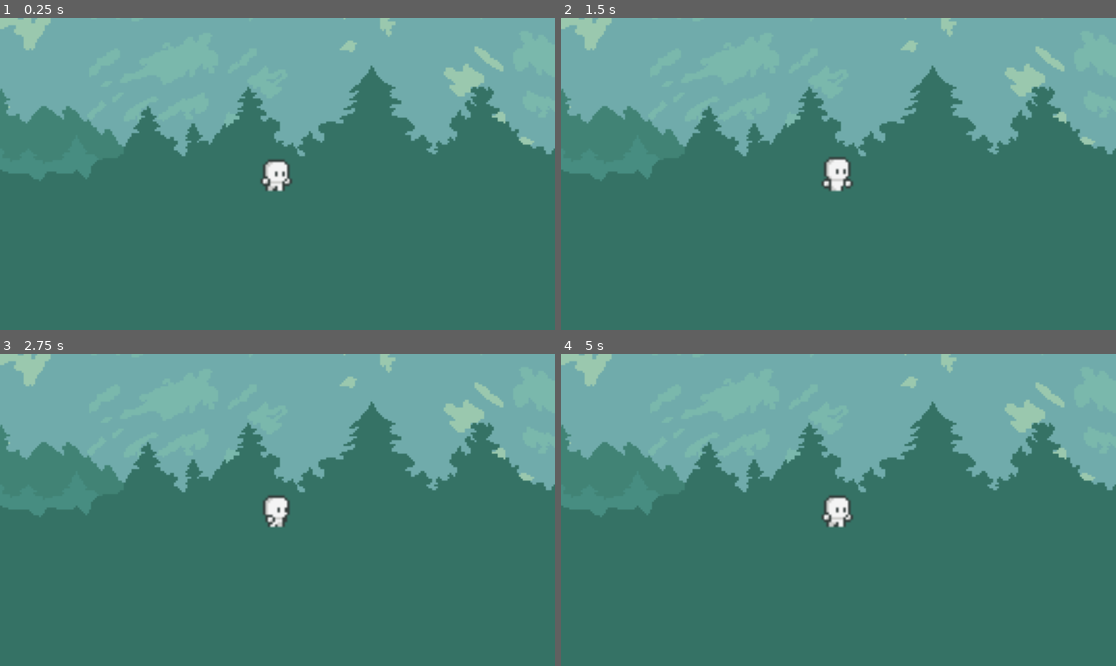
Above: before the commit, frames 1-4 (two rows, left to right).
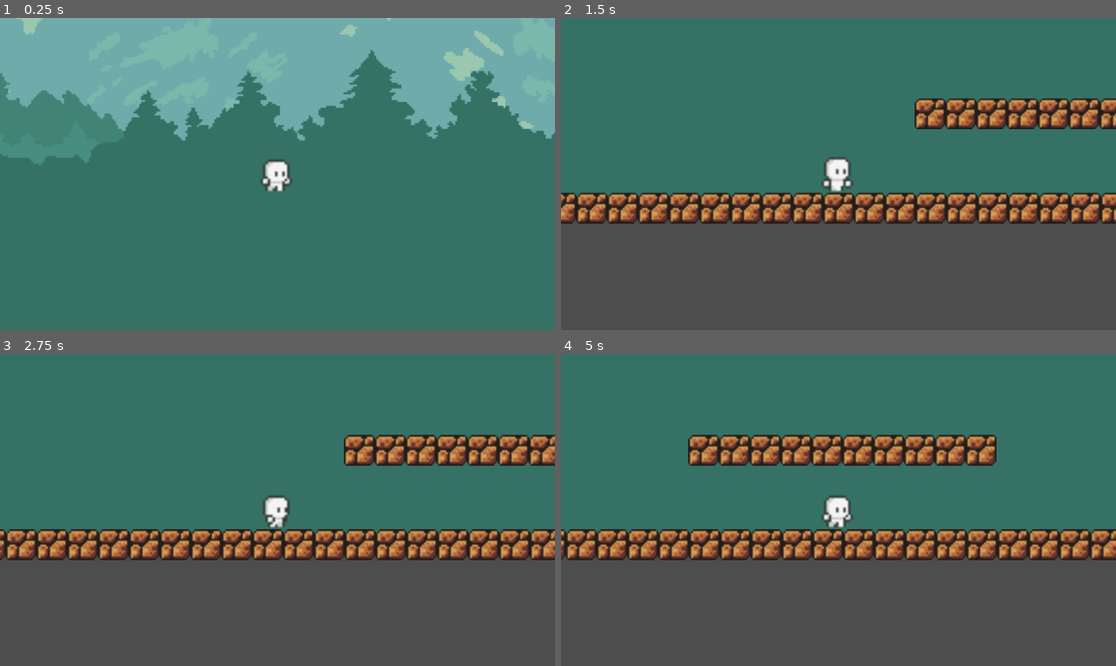
Above: after the commit, the same moments.

Repository: RKLGameDev/RKLGameDev
Game: Godot game, scene res://world.tscn
Same seed, same stepped clock (60 frames per second), same inputs: the game is played once before the commit and once after it.
Inputs:
- Up to frame 1 (0.25 s): no input
- Up to frame 2 (1.5 s): tap Enter (ui_accept) at 0.5, 0.77 s; hold Right (ui_right) from 0.53 s (still down)
- Up to frame 3 (2.75 s): tap Enter (ui_accept) at 1.52 s; release Right (ui_right) at 2.03 s; hold Left (ui_left) from 2.03 s (still down)
- Up to frame 4 (5 s): release Left (ui_left) at 2.78 s; hold Right (ui_right) 2.78-4.28 s; tap Enter (ui_accept) at 3.02, 3.77, 4.52 s; hold Left (ui_left) from 4.28 s (still down)

The runs differ from the first frame. In frame 1, 7.6% of the frame differs, in the area x 0-100%, y 0-53%; in frame 2, 80%; in frame 3, 80%; in frame 4, 80%, in the area x 0-100%, y 0-100%.
Error before the commit: Parse Error: Constant "GRAVITY" has the same name as a previously declared constant. (res://player.gd:14)

Commit message:
Cleaned Up Movement

Diff:
--- a/firstplatformer/Ground1.tscn
+++ b/firstplatformer/Ground1.tscn
@@ -2,12 +2,16 @@
 
 [ext_resource type="Texture2D" uid="uid://b8s37m2qk3u6v" path="res://Assets/Foreground/DirtBlock2.png" id="1_dfy80"]
 
-[node name="Ground1" type="RigidBody2D"]
+[node name="Ground1" type="StaticBody2D"]
+process_physics_priority = 2
+process_thread_group = 1
+process_thread_group_order = 1
+process_thread_messages = 0
+physics_interpolation_mode = 1
 position = Vector2(0, 1)
+disable_mode = 1
 collision_layer = 3
-gravity_scale = 0.0
-lock_rotation = true
-freeze = true
+collision_priority = 3.0
 
 [node name="DirtBlock" type="Sprite2D" parent="."]
 position = Vector2(8, 8)
@@ -17,9 +21,10 @@
 [node name="Block Collision" type="CollisionPolygon2D" parent="."]
 position = Vector2(149, 35)
 scale = Vector2(10, 10)
-polygon = PackedVector2Array(-17.3, -5.2, -17.3, -6, -10.9, -6, -10.9, -0.4, -11.7, 0.4, -17.3, 0.4)
+polygon = PackedVector2Array(-17.3, -6, -10.9, -6, -10.9, 0.5, -17.3, 0.5)
+one_way_collision_margin = 0.0
 
-[node name="Surface" type="RigidBody2D" parent="."]
+[node name="Surface" type="Area2D" parent="."]
 position = Vector2(35, 0)
 collision_mask = 0
 
--- a/firstplatformer/Player.tscn
+++ b/firstplatformer/Player.tscn
@@ -132,8 +132,10 @@
 [node name="Player" type="CharacterBody2D"]
 collision_layer = 255
 collision_mask = 255
+floor_max_angle = 1.5708
+floor_snap_length = 0.0
 platform_wall_layers = 255
-safe_margin = 2.0
+safe_margin = 5.0
 script = ExtResource("1_xhfnw")
 metadata/_edit_lock_ = true
 
--- a/firstplatformer/player.gd
+++ b/firstplatformer/player.gd
@@ -1,28 +1,24 @@
 extends CharacterBody2D
 
-const speed = 600
-var vel = Vector2.ZERO
 const friction = 3000
-var dir = Vector2(0,1)
-var acc = 6000
-const GRAVITY = 3000
-const jumpspeed = 1500
-
+const GRAVITY = 980
 const SPEED = 600.0
 const FRICTION = 3000.0
 const ACCELERATION = 6000.0
-const GRAVITY = 3000.0
 const JUMP_VELOCITY = -1000.0  # Negative because Y-axis goes down in Godot
 
+var input_dir = 0
 
-var dir = Vector2(0, 1)
+
 
 func _physics_process(delta):
-	var input_vec = Vector2.ZERO
+
 
 	# Get horizontal input
-	input_vec.x = Input.get_action_strength("ui_right") - Input.get_action_strength("ui_left")
-	input_vec = input_vec.normalized()
+	input_dir = Input.get_action_strength("ui_right") - Input.get_action_strength("ui_left")
+
+	if input_dir != 0:
+		input_dir = input_dir/abs(input_dir)
 
 	# Handle jumping - only if on ground
 	if Input.is_action_just_pressed("ui_select") and is_on_floor():
@@ -35,12 +31,11 @@
 
 
 	# Handle horizontal movement
-	if input_vec != Vector2.ZERO:
-		velocity.x = move_toward(velocity.x, SPEED * input_vec.x, ACCELERATION * delta)
-		dir = input_vec
+	if input_dir != 0:
+		velocity.x = move_toward(velocity.x, SPEED * input_dir, ACCELERATION * delta)
 		# Animation code here
-		#animationtree.set("parameters/Idle/blend_position", dir)
-		#animationtree.set("parameters/Run/blend_position", dir)
+		#animationtree.set("parameters/Idle/blend_position", input_dir)
+		#animationtree.set("parameters/Run/blend_position", input_dir)
 		#animationstate.travel("Run")
 	else:
 		velocity.x = move_toward(velocity.x, 0, FRICTION * delta)
@@ -51,4 +46,4 @@
 	move_and_slide()
 
 	# Debug output
-	print("Input: ", input_vec, " On Floor: ", is_on_floor(), " Velocity: ", velocity)
+	print("Input: ", input_dir, " On Floor: ", is_on_floor(), " Velocity: ", velocity)
--- a/firstplatformer/world.tscn
+++ b/firstplatformer/world.tscn
@@ -15,274 +15,276 @@
 [node name="Player" parent="." instance=ExtResource("3_tlwt5")]
 position = Vector2(378, 93)
 
-[node name="StaticGround" type="Node" parent="Player"]
-
-[node name="Ground1" parent="Player/StaticGround" instance=ExtResource("5_036b0")]
+[node name="StaticGround" type="Node" parent="."]
+
+[node name="Ground1" parent="StaticGround" instance=ExtResource("5_036b0")]
+process_mode = 3
+process_priority = 2
 position = Vector2(23, 560)
 
-[node name="Ground2" parent="Player/StaticGround" instance=ExtResource("5_036b0")]
+[node name="Ground2" parent="StaticGround" instance=ExtResource("5_036b0")]
 position = Vector2(87, 560)
 
-[node name="Ground3" parent="Player/StaticGround" instance=ExtResource("5_036b0")]
+[node name="Ground3" parent="StaticGround" instance=ExtResource("5_036b0")]
 position = Vector2(215, 560)
 
-[node name="Ground4" parent="Player/StaticGround" instance=ExtResource("5_036b0")]
+[node name="Ground4" parent="StaticGround" instance=ExtResource("5_036b0")]
 position = Vector2(151, 560)
 
-[node name="Ground5" parent="Player/StaticGround" instance=ExtResource("5_036b0")]
+[node name="Ground5" parent="StaticGround" instance=ExtResource("5_036b0")]
 position = Vector2(279, 560)
 
-[node name="Ground7" parent="Player/StaticGround" instance=ExtResource("5_036b0")]
+[node name="Ground7" parent="StaticGround" instance=ExtResource("5_036b0")]
 position = Vector2(343, 560)
 
-[node name="Ground8" parent="Player/StaticGround" instance=ExtResource("5_036b0")]
+[node name="Ground8" parent="StaticGround" instance=ExtResource("5_036b0")]
 position = Vector2(407, 560)
 
-[node name="Ground9" parent="Player/StaticGround" instance=ExtResource("5_036b0")]
+[node name="Ground9" parent="StaticGround" instance=ExtResource("5_036b0")]
 position = Vector2(535, 560)
 
-[node name="Ground10" parent="Player/StaticGround" instance=ExtResource("5_036b0")]
+[node name="Ground10" parent="StaticGround" instance=ExtResource("5_036b0")]
 position = Vector2(471, 560)
 
-[node name="Ground11" parent="Player/StaticGround" instance=ExtResource("5_036b0")]
+[node name="Ground11" parent="StaticGround" instance=ExtResource("5_036b0")]
 position = Vector2(599, 560)
 
-[node name="Ground6" parent="Player/StaticGround" instance=ExtResource("5_036b0")]
+[node name="Ground6" parent="StaticGround" instance=ExtResource("5_036b0")]
 position = Vector2(663, 560)
 
-[node name="Ground12" parent="Player/StaticGround" instance=ExtResource("5_036b0")]
+[node name="Ground12" parent="StaticGround" instance=ExtResource("5_036b0")]
 position = Vector2(727, 560)
 
-[node name="Ground13" parent="Player/StaticGround" instance=ExtResource("5_036b0")]
+[node name="Ground13" parent="StaticGround" instance=ExtResource("5_036b0")]
 position = Vector2(855, 560)
 
-[node name="Ground14" parent="Player/StaticGround" instance=ExtResource("5_036b0")]
+[node name="Ground14" parent="StaticGround" instance=ExtResource("5_036b0")]
 position = Vector2(791, 560)
 
-[node name="Ground15" parent="Player/StaticGround" instance=ExtResource("5_036b0")]
+[node name="Ground15" parent="StaticGround" instance=ExtResource("5_036b0")]
 position = Vector2(919, 560)
 
-[node name="Ground16" parent="Player/StaticGround" instance=ExtResource("5_036b0")]
+[node name="Ground16" parent="StaticGround" instance=ExtResource("5_036b0")]
 position = Vector2(983, 560)
 
-[node name="Ground17" parent="Player/StaticGround" instance=ExtResource("5_036b0")]
+[node name="Ground17" parent="StaticGround" instance=ExtResource("5_036b0")]
 position = Vector2(1047, 560)
 
-[node name="Ground18" parent="Player/StaticGround" instance=ExtResource("5_036b0")]
+[node name="Ground18" parent="StaticGround" instance=ExtResource("5_036b0")]
 position = Vector2(1175, 560)
 
-[node name="Ground19" parent="Player/StaticGround" instance=ExtResource("5_036b0")]
+[node name="Ground19" parent="StaticGround" instance=ExtResource("5_036b0")]
 position = Vector2(1111, 560)
 
-[node name="Ground20" parent="Player/StaticGround" instance=ExtResource("5_036b0")]
+[node name="Ground20" parent="StaticGround" instance=ExtResource("5_036b0")]
 position = Vector2(1239, 560)
 
-[node name="Ground21" parent="Player/StaticGround" instance=ExtResource("5_036b0")]
+[node name="Ground21" parent="StaticGround" instance=ExtResource("5_036b0")]
 position = Vector2(1303, 560)
 
-[node name="Ground22" parent="Player/StaticGround" instance=ExtResource("5_036b0")]
+[node name="Ground22" parent="StaticGround" instance=ExtResource("5_036b0")]
 position = Vector2(1367, 560)
 
-[node name="Ground23" parent="Player/StaticGround" instance=ExtResource("5_036b0")]
+[node name="Ground23" parent="StaticGround" instance=ExtResource("5_036b0")]
 position = Vector2(1495, 560)
 
-[node name="Ground24" parent="Player/StaticGround" instance=ExtResource("5_036b0")]
+[node name="Ground24" parent="StaticGround" instance=ExtResource("5_036b0")]
 position = Vector2(1431, 560)
 
-[node name="Ground25" parent="Player/StaticGround" instance=ExtResource("5_036b0")]
+[node name="Ground25" parent="StaticGround" instance=ExtResource("5_036b0")]
 position = Vector2(1559, 560)
 
-[node name="Ground26" parent="Player/StaticGround" instance=ExtResource("5_036b0")]
+[node name="Ground26" parent="StaticGround" instance=ExtResource("5_036b0")]
 position = Vector2(1623, 560)
 
-[node name="Ground27" parent="Player/StaticGround" instance=ExtResource("5_036b0")]
+[node name="Ground27" parent="StaticGround" instance=ExtResource("5_036b0")]
 position = Vector2(1687, 560)
 
-[node name="Ground28" parent="Player/StaticGround" instance=ExtResource("5_036b0")]
+[node name="Ground28" parent="StaticGround" instance=ExtResource("5_036b0")]
 position = Vector2(1815, 560)
 
-[node name="Ground29" parent="Player/StaticGround" instance=ExtResource("5_036b0")]
+[node name="Ground29" parent="StaticGround" instance=ExtResource("5_036b0")]
 position = Vector2(1751, 560)
 
-[node name="Ground30" parent="Player/StaticGround" instance=ExtResource("5_036b0")]
+[node name="Ground30" parent="StaticGround" instance=ExtResource("5_036b0")]
 position = Vector2(1879, 560)
 
-[node name="Ground31" parent="Player/StaticGround" instance=ExtResource("5_036b0")]
+[node name="Ground31" parent="StaticGround" instance=ExtResource("5_036b0")]
 position = Vector2(1943, 560)
 
-[node name="Ground32" parent="Player/StaticGround" instance=ExtResource("5_036b0")]
+[node name="Ground32" parent="StaticGround" instance=ExtResource("5_036b0")]
 position = Vector2(2007, 560)
 
-[node name="Ground33" parent="Player/StaticGround" instance=ExtResource("5_036b0")]
+[node name="Ground33" parent="StaticGround" instance=ExtResource("5_036b0")]
 position = Vector2(2135, 560)
 
-[node name="Ground34" parent="Player/StaticGround" instance=ExtResource("5_036b0")]
+[node name="Ground34" parent="StaticGround" instance=ExtResource("5_036b0")]
 position = Vector2(2071, 560)
 
-[node name="Ground35" parent="Player/StaticGround" instance=ExtResource("5_036b0")]
+[node name="Ground35" parent="StaticGround" instance=ExtResource("5_036b0")]
 position = Vector2(2199, 560)
 
-[node name="Ground36" parent="Player/StaticGround" instance=ExtResource("5_036b0")]
+[node name="Ground36" parent="StaticGround" instance=ExtResource("5_036b0")]
 position = Vector2(2263, 560)
 
-[node name="Ground37" parent="Player/StaticGround" instance=ExtResource("5_036b0")]
+[node name="Ground37" parent="StaticGround" instance=ExtResource("5_036b0")]
 position = Vector2(2327, 560)
 
-[node name="Ground38" parent="Player/StaticGround" instance=ExtResource("5_036b0")]
+[node name="Ground38" parent="StaticGround" instance=ExtResource("5_036b0")]
 position = Vector2(2455, 560)
 
-[node name="Ground39" parent="Player/StaticGround" instance=ExtResource("5_036b0")]
+[node name="Ground39" parent="StaticGround" instance=ExtResource("5_036b0")]
 position = Vector2(2391, 560)
 
-[node name="Ground40" parent="Player/StaticGround" instance=ExtResource("5_036b0")]
+[node name="Ground40" parent="StaticGround" instance=ExtResource("5_036b0")]
 position = Vector2(2519, 560)
 
-[node name="Ground41" parent="Player/StaticGround" instance=ExtResource("5_036b0")]
+[node name="Ground41" parent="StaticGround" instance=ExtResource("5_036b0")]
 position = Vector2(2583, 560)
 
-[node name="Ground42" parent="Player/StaticGround" instance=ExtResource("5_036b0")]
+[node name="Ground42" parent="StaticGround" instance=ExtResource("5_036b0")]
 position = Vector2(2647, 560)
 
-[node name="Ground43" parent="Player/StaticGround" instance=ExtResource("5_036b0")]
+[node name="Ground43" parent="StaticGround" instance=ExtResource("5_036b0")]
 position = Vector2(2775, 560)
 
-[node name="Ground44" parent="Player/StaticGround" instance=ExtResource("5_036b0")]
+[node name="Ground44" parent="StaticGround" instance=ExtResource("5_036b0")]
 position = Vector2(2711, 560)
 
-[node name="Ground45" parent="Player/StaticGround" instance=ExtResource("5_036b0")]
+[node name="Ground45" parent="StaticGround" instance=ExtResource("5_036b0")]
 position = Vector2(2839, 560)
 
-[node name="Ground46" parent="Player/StaticGround" instance=ExtResource("5_036b0")]
+[node name="Ground46" parent="StaticGround" instance=ExtResource("5_036b0")]
 position = Vector2(2903, 560)
 
-[node name="Ground47" parent="Player/StaticGround" instance=ExtResource("5_036b0")]
+[node name="Ground47" parent="StaticGround" instance=ExtResource("5_036b0")]
 position = Vector2(2967, 560)
 
-[node name="Ground48" parent="Player/StaticGround" instance=ExtResource("5_036b0")]
+[node name="Ground48" parent="StaticGround" instance=ExtResource("5_036b0")]
 position = Vector2(3095, 560)
 
-[node name="Ground49" parent="Player/StaticGround" instance=ExtResource("5_036b0")]
+[node name="Ground49" parent="StaticGround" instance=ExtResource("5_036b0")]
 position = Vector2(3031, 560)
 
-[node name="Ground50" parent="Player/StaticGround" instance=ExtResource("5_036b0")]
+[node name="Ground50" parent="StaticGround" instance=ExtResource("5_036b0")]
 position = Vector2(3159, 560)
 
-[node name="Ground51" parent="Player/StaticGround" instance=ExtResource("5_036b0")]
+[node name="Ground51" parent="StaticGround" instance=ExtResource("5_036b0")]
 position = Vector2(3223, 560)
 
-[node name="Ground52" parent="Player/StaticGround" instance=ExtResource("5_036b0")]
+[node name="Ground52" parent="StaticGround" instance=ExtResource("5_036b0")]
 position = Vector2(3287, 560)
 
-[node name="Ground53" parent="Player/StaticGround" instance=ExtResource("5_036b0")]
+[node name="Ground53" parent="StaticGround" instance=ExtResource("5_036b0")]
 position = Vector2(3415, 560)
 
-[node name="Ground54" parent="Player/StaticGround" instance=ExtResource("5_036b0")]
+[node name="Ground54" parent="StaticGround" instance=ExtResource("5_036b0")]
 position = Vector2(3351, 560)
 
-[node name="Ground55" parent="Player/StaticGround" instance=ExtResource("5_036b0")]
+[node name="Ground55" parent="StaticGround" instance=ExtResource("5_036b0")]
 position = Vector2(3479, 560)
 
-[node name="Ground56" parent="Player/StaticGround" instance=ExtResource("5_036b0")]
+[node name="Ground56" parent="StaticGround" instance=ExtResource("5_036b0")]
 position = Vector2(3543, 560)
 
-[node name="Ground57" parent="Player/StaticGround" instance=ExtResource("5_036b0")]
+[node name="Ground57" parent="StaticGround" instance=ExtResource("5_036b0")]
 position = Vector2(3607, 560)
 
-[node name="Ground58" parent="Player/StaticGround" instance=ExtResource("5_036b0")]
+[node name="Ground58" parent="StaticGround" instance=ExtResource("5_036b0")]
 position = Vector2(3735, 560)
 
-[node name="Ground59" parent="Player/StaticGround" instance=ExtResource("5_036b0")]
+[node name="Ground59" parent="StaticGround" instance=ExtResource("5_036b0")]
 position = Vector2(3671, 560)
 
-[node name="Ground60" parent="Player/StaticGround" instance=ExtResource("5_036b0")]
+[node name="Ground60" parent="StaticGround" instance=ExtResource("5_036b0")]
 position = Vector2(3799, 560)
 
-[node name="Ground61" parent="Player/StaticGround" instance=ExtResource("5_036b0")]
+[node name="Ground61" parent="StaticGround" instance=ExtResource("5_036b0")]
 position = Vector2(3863, 560)
 
-[node name="Ground62" parent="Player/StaticGround" instance=ExtResource("5_036b0")]
+[node name="Ground62" parent="StaticGround" instance=ExtResource("5_036b0")]
 position = Vector2(3927, 560)
 
-[node name="Ground63" parent="Player/StaticGround" instance=ExtResource("5_036b0")]
+[node name="Ground63" parent="StaticGround" instance=ExtResource("5_036b0")]
 position = Vector2(4055, 560)
 
-[node name="Ground64" parent="Player/StaticGround" instance=ExtResource("5_036b0")]
+[node name="Ground64" parent="StaticGround" instance=ExtResource("5_036b0")]
 position = Vector2(3991, 560)
 
-[node name="Ground65" parent="Player/StaticGround" instance=ExtResource("5_036b0")]
+[node name="Ground65" parent="StaticGround" instance=ExtResource("5_036b0")]
 position = Vector2(4119, 560)
 
-[node name="Ground66" parent="Player/StaticGround" instance=ExtResource("5_036b0")]
+[node name="Ground66" parent="StaticGround" instance=ExtResource("5_036b0")]
 position = Vector2(4183, 560)
 
-[node name="Ground67" parent="Player/StaticGround" instance=ExtResource("5_036b0")]
+[node name="Ground67" parent="StaticGround" instance=ExtResource("5_036b0")]
 position = Vector2(4247, 560)
 
-[node name="Ground68" parent="Player/StaticGround" instance=ExtResource("5_036b0")]
+[node name="Ground68" parent="StaticGround" instance=ExtResource("5_036b0")]
 position = Vector2(4375, 560)
 
-[node name="Ground69" parent="Player/StaticGround" instance=ExtResource("5_036b0")]
+[node name="Ground69" parent="StaticGround" instance=ExtResource("5_036b0")]
 position = Vector2(4311, 560)
 
-[node name="Ground70" parent="Player/StaticGround" instance=ExtResource("5_036b0")]
+[node name="Ground70" parent="StaticGround" instance=ExtResource("5_036b0")]
 position = Vector2(4439, 560)
 
-[node name="Ground71" parent="Player/StaticGround" instance=ExtResource("5_036b0")]
+[node name="Ground71" parent="StaticGround" instance=ExtResource("5_036b0")]
 position = Vector2(4503, 560)
 
-[node name="Ground72" parent="Player/StaticGround" instance=ExtResource("5_036b0")]
+[node name="Ground72" parent="StaticGround" instance=ExtResource("5_036b0")]
 position = Vector2(4567, 560)
 
-[node name="Ground73" parent="Player/StaticGround" instance=ExtResource("5_036b0")]
+[node name="Ground73" parent="StaticGround" instance=ExtResource("5_036b0")]
 position = Vector2(4695, 560)
 
-[node name="Ground74" parent="Player/StaticGround" instance=ExtResource("5_036b0")]
+[node name="Ground74" parent="StaticGround" instance=ExtResource("5_036b0")]
 position = Vector2(4631, 560)
 
-[node name="Ground75" parent="Player/StaticGround" instance=ExtResource("5_036b0")]
+[node name="Ground75" parent="StaticGround" instance=ExtResource("5_036b0")]
 position = Vector2(4759, 560)
 
-[node name="Ground76" parent="Player/StaticGround" instance=ExtResource("5_036b0")]
+[node name="Ground76" parent="StaticGround" instance=ExtResource("5_036b0")]
 position = Vector2(4823, 560)
 
-[node name="Ground77" parent="Player/StaticGround" instance=ExtResource("5_036b0")]
+[node name="Ground77" parent="StaticGround" instance=ExtResource("5_036b0")]
 position = Vector2(4887, 560)
 
-[node name="Ground78" parent="Player/StaticGround" instance=ExtResource("5_036b0")]
+[node name="Ground78" parent="StaticGround" instance=ExtResource("5_036b0")]
 position = Vector2(5015, 560)
 
-[node name="Ground79" parent="Player/StaticGround" instance=ExtResource("5_036b0")]
+[node name="Ground79" parent="StaticGround" instance=ExtResource("5_036b0")]
 position = Vector2(4951, 560)
 
-[node name="Ground80" parent="Player/StaticGround" instance=ExtResource("5_036b0")]
+[node name="Ground80" parent="StaticGround" instance=ExtResource("5_036b0")]
 position = Vector2(5079, 560)
 
-[node name="Ground81" parent="Player/StaticGround" instance=ExtResource("5_036b0")]
+[node name="Ground81" parent="StaticGround" instance=ExtResource("5_036b0")]
 position = Vector2(1109, 364)
 
-[node name="Ground82" parent="Player/StaticGround" instance=ExtResource("5_036b0")]
+[node name="Ground82" parent="StaticGround" instance=ExtResource("5_036b0")]
 position = Vector2(1173, 364)
 
-[node name="Ground83" parent="Player/StaticGround" instance=ExtResource("5_036b0")]
+[node name="Ground83" parent="StaticGround" instance=ExtResource("5_036b0")]
 position = Vector2(1301, 364)
 
-[node name="Ground84" parent="Player/StaticGround" instance=ExtResource("5_036b0")]
+[node name="Ground84" parent="StaticGround" instance=ExtResource("5_036b0")]
 position = Vector2(1237, 364)
 
-[node name="Ground85" parent="Player/StaticGround" instance=ExtResource("5_036b0")]
+[node name="Ground85" parent="StaticGround" instance=ExtResource("5_036b0")]
 position = Vector2(1365, 364)
 
-[node name="Ground86" parent="Player/StaticGround" instance=ExtResource("5_036b0")]
+[node name="Ground86" parent="StaticGround" instance=ExtResource("5_036b0")]
 position = Vector2(1429, 364)
 
-[node name="Ground87" parent="Player/StaticGround" instance=ExtResource("5_036b0")]
+[node name="Ground87" parent="StaticGround" instance=ExtResource("5_036b0")]
 position = Vector2(1493, 364)
 
-[node name="Ground88" parent="Player/StaticGround" instance=ExtResource("5_036b0")]
+[node name="Ground88" parent="StaticGround" instance=ExtResource("5_036b0")]
 position = Vector2(1621, 364)
 
-[node name="Ground89" parent="Player/StaticGround" instance=ExtResource("5_036b0")]
+[node name="Ground89" parent="StaticGround" instance=ExtResource("5_036b0")]
 position = Vector2(1557, 364)
 
-[node name="Ground90" parent="Player/StaticGround" instance=ExtResource("5_036b0")]
+[node name="Ground90" parent="StaticGround" instance=ExtResource("5_036b0")]
 position = Vector2(1685, 364)
